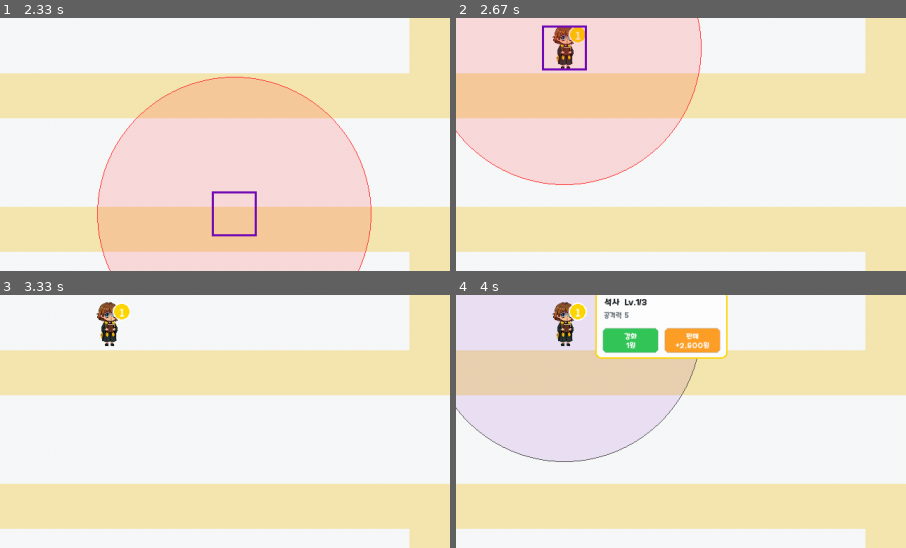
Above: before the commit, frames 1-4 (two rows, left to right).
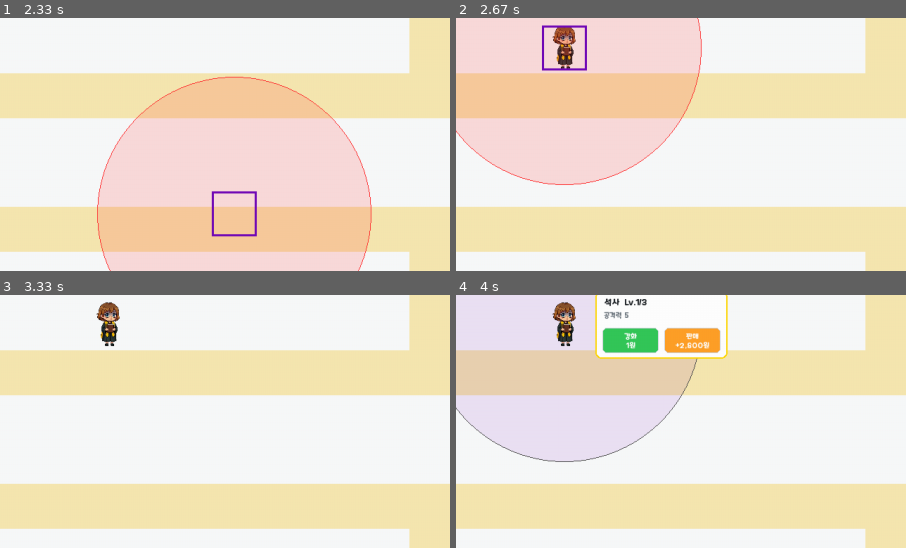
Above: after the commit, the same moments.

Repository: Dooroomi/kgu-defense-game
Game: pygame game, started from pygame_defense/main.py
The game is run twice, just before and just after one commit, with the same random seed, the same clock (stepped at 60 frames per second) and the same inputs.
Inputs (mouse positions are % of the whole screen's width and height, from its top left):
- Up to frame 1 (2.33 s): click (46, 54) at 0.38 s; click (60, 72) at 0.72 s; click (65, 15) at 1.05 s; click "석사" at 1.38 s; click (51, 60) at 1.72 s; click (50, 62) at 2.05 s
- Up to frame 2 (2.67 s): click (36, 29) at 2.38 s
- Up to frame 3 (3.33 s): click "논문 작성 중인 박사" at 2.72 s
- Up to frame 4 (4 s): right-click (21, 31) at 3.55 s; click (36, 29) at 3.88 s, where only the run before the commit has a clickable "1"
The pictures show only the part of the screen within x 24-74%, y 24-74%; the shares and areas given below are measured in that part.

Frame 1 is identical in both runs. In frame 2, 0.2% of the frame differs, in the area x 24-29%, y 3-10%; in frame 3, 0.2%; in frame 4, 0.2%, in the area x 24-30%, y 3-10%.

Commit message:
타워 Lv2·Lv3 강화 그림 추가 + 단계 뱃지 제거

Diff:
--- a/pygame_defense/towers/base.py
+++ b/pygame_defense/towers/base.py
@@ -484,20 +484,7 @@
             lbl_rect = t_label.get_rect(center=(self.x, self.y))
             screen.blit(t_label, lbl_rect)
 
-        # 3. 강화 단계 뱃지 (테두리 없이, 타워 우상단 코너 안쪽에 작은 원형 뱃지로 표시)
-        #    길(도로)과 겹치지 않도록 타워 영역(rect) 안쪽에 그립니다.
-        tier_color = self.get_tier_color()
-        badge_radius = 13
-        badge_center = (self.rect.right - badge_radius, self.rect.top + badge_radius)
-        pygame.draw.circle(screen, tier_color, badge_center, badge_radius)
-        pygame.draw.circle(screen, (255, 255, 255), badge_center, badge_radius, 2)
-
-        try:
-            lv_font = pygame.font.SysFont("malgungothic", 14, bold=True)
-        except:
-            lv_font = pygame.font.Font(None, 18)
-        lv_text = lv_font.render(str(self.level), True, (255, 255, 255))
-        screen.blit(lv_text, lv_text.get_rect(center=badge_center))
+        # (강화 단계 뱃지 제거 — 단계는 스톨/술 색(노랑·초록·빨강)으로 구분)
 
         # 4. 스턴 상태 이펙트 렌더링
         if self.is_stunned:
Binary file added: pygame_defense/picture/towers/master/level2/back/0.png
Binary file added: pygame_defense/picture/towers/master/level2/idle/0.png
Binary file added: pygame_defense/picture/towers/master/level2/right/0.png
Binary file added: pygame_defense/picture/towers/master/level2/right/1.png
Binary file added: pygame_defense/picture/towers/master/level2/right/2.png
Binary file added: pygame_defense/picture/towers/master/level3/back/0.png
Binary file added: pygame_defense/picture/towers/master/level3/idle/0.png
Binary file added: pygame_defense/picture/towers/master/level3/right/0.png
Binary file added: pygame_defense/picture/towers/master/level3/right/1.png
Binary file added: pygame_defense/picture/towers/master/level3/right/2.png
Binary file added: pygame_defense/picture/towers/phd/level2/back/0.png
Binary file added: pygame_defense/picture/towers/phd/level2/idle/0.png
(and 22 more such lines)
